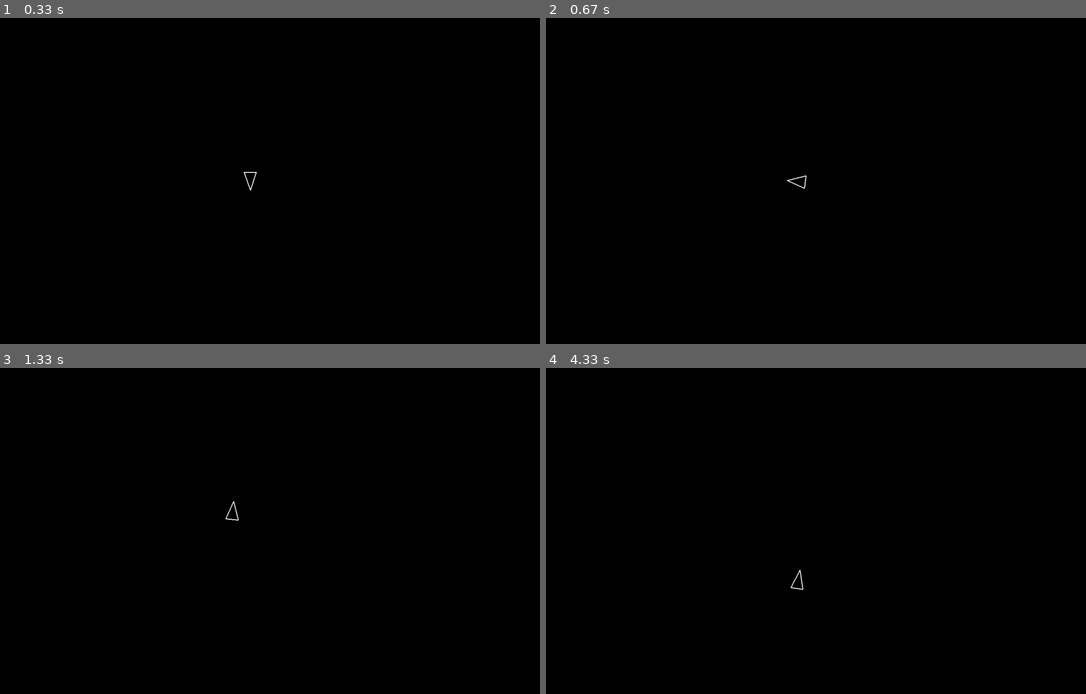
Above: before the commit, frames 1-4 (two rows, left to right).
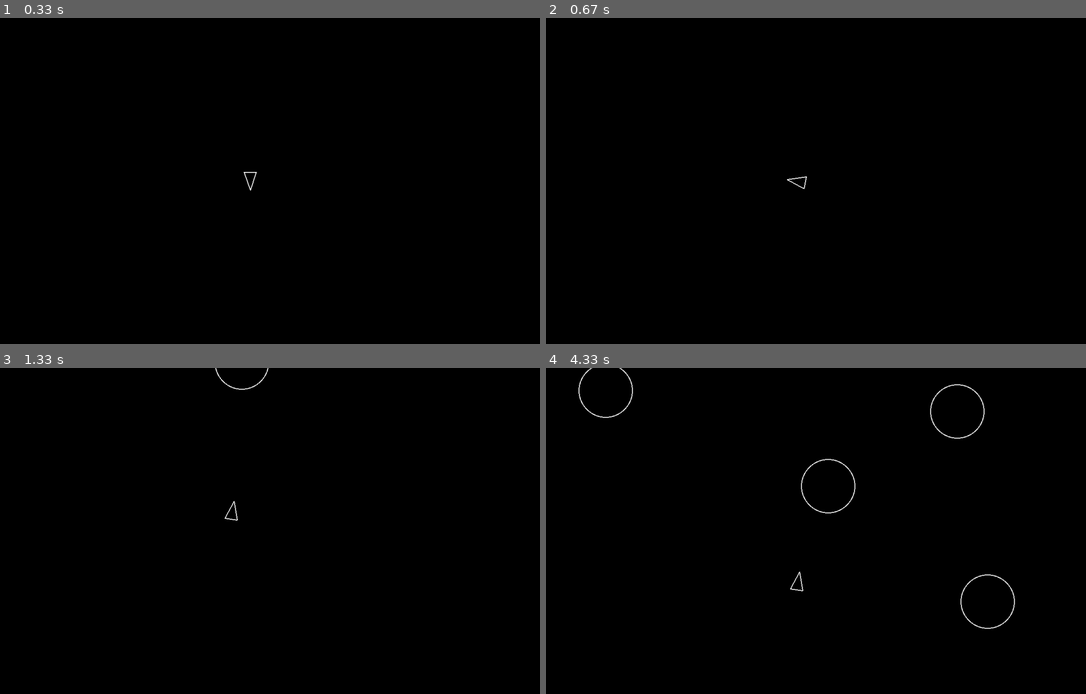
Above: after the commit, the same moments.

Repository: dancikmad/pygame-space-shooter
Game: pygame game, started from main.py
Same seed, same stepped clock (60 frames per second), same inputs: the game is played once before the commit and once after it.
Inputs:
- Up to frame 1 (0.33 s): no input
- Up to frame 2 (0.67 s): hold D from 0.33 s (still down)
- Up to frame 3 (1.33 s): release D at 0.8 s; hold W 0.83-1.13 s; hold D from 1.17 s (still down)
- Up to frame 4 (4.33 s): release D at 1.63 s; hold A 1.67-2.2 s; hold S 2.23-2.53 s; hold A 2.57-2.97 s; hold W 3-3.37 s; hold D 3.4-4.03 s; hold S from 4.07 s (still down)

Frame 1 is identical in both runs. In frame 2, less than 0.1% of the frame differs, in the area x 44-49%, y 48-53%; in frame 3, 0.1%; in frame 4, 0.6%, in the area x 5-87%, y 0-81%.

Commit message:
feat: implement logic for spawning asteroids in the game

Diff:
--- /dev/null
+++ b/asteroid.py
@@ -0,0 +1,13 @@
+import pygame
+from circleshape import CircleShape
+
+
+class Asteroid(CircleShape):
+    def __init__(self, x, y, radius):
+        super().__init__(x, y, radius)
+
+    def draw(self, screen):
+        pygame.draw.circle(screen, "white", self.position, self.radius, 2)
+
+    def update(self, dt):
+        self.position += self.velocity * dt
--- /dev/null
+++ b/asteroidfield.py
@@ -0,0 +1,51 @@
+import pygame
+import random
+from asteroid import Asteroid
+import constants as c
+
+
+class AsteroidField(pygame.sprite.Sprite):
+    edges = [
+        [
+            pygame.Vector2(1, 0),
+            lambda y: pygame.Vector2(-c.ASTEROID_MAX_RADIUS, y * c.SCREEN_HEIGHT),
+        ],
+        [
+            pygame.Vector2(-1, 0),
+            lambda y: pygame.Vector2(
+                c.SCREEN_WIDTH + c.ASTEROID_MAX_RADIUS, y * c.SCREEN_HEIGHT
+            ),
+        ],
+        [
+            pygame.Vector2(0, 1),
+            lambda x: pygame.Vector2(x * c.SCREEN_WIDTH, -c.ASTEROID_MAX_RADIUS),
+        ],
+        [
+            pygame.Vector2(0, -1),
+            lambda x: pygame.Vector2(
+                x * c.SCREEN_WIDTH, c.SCREEN_HEIGHT + c.ASTEROID_MAX_RADIUS
+            ),
+        ],
+    ]
+
+    def __init__(self):
+        pygame.sprite.Sprite.__init__(self, self.containers)
+        self.spawn_time = 0.0
+
+    def spawn(self, radius, position, velocity):
+        asteroid = Asteroid(position.x, position.y, radius)
+        asteroid.velocity = velocity
+
+    def update(self, dt):
+        self.spawn_time += dt
+        if self.spawn_time > c.ASTEROID_SPAWN_RATE:
+            self.spawn_time = 0
+
+            # spawn a new asteroid at a random rangee
+            edge = random.choice(self.edges)
+            speed = random.randint(40, 100)
+            velocity = edge[0] * speed
+            velocity = velocity.rotate(random.randint(-30, 30))
+            position = edge[1](random.uniform(0, 1))
+            kind = random.randint(1, c.ASTEROID_KINDS)
+            self.spawn(c.ASTEROID_MIN_RADIUS * kind, position, velocity)
--- a/main.py
+++ b/main.py
@@ -1,18 +1,33 @@
 import pygame
+from pygame.display import update
 import constants as c
 from player import Player
+from asteroid import Asteroid
+from asteroidfield import AsteroidField
 
 
 def main():
     pygame.init()
     screen = pygame.display.set_mode((c.SCREEN_WIDTH, c.SCREEN_HEIGHT))
-    pygame.display.set_caption("Triangle Game")
     clock = pygame.time.Clock()
 
     # Create player outside the game loop
+    updatable = pygame.sprite.Group()
+    drawable = pygame.sprite.Group()
+    asteroids = pygame.sprite.Group()
+
     x = c.SCREEN_WIDTH / 2
     y = c.SCREEN_HEIGHT / 2
+
+    Player.containers = (updatable, drawable)
     player = Player(x, y)
+
+    Asteroid.containers = (asteroids, updatable, drawable)
+
+    AsteroidField.containers = updatable
+    asteroid_field = AsteroidField()
+
+    dt = 0
 
     running = True
     while running:
@@ -21,18 +36,19 @@
             if event.type == pygame.QUIT:
                 running = False
 
-        # Get time delta
-        dt = clock.tick(60) / 1000
+        updatable.update(dt)
 
         # Clear screen
         screen.fill((0, 0, 0))
 
-        # Draw player
-        player.draw(screen)
+        for obj in drawable:
+            obj.draw(screen)
 
-        player.update(dt)
         # Update display
         pygame.display.flip()
+
+        # Get time delta
+        dt = clock.tick(60) / 1000
 
     pygame.quit()
 
